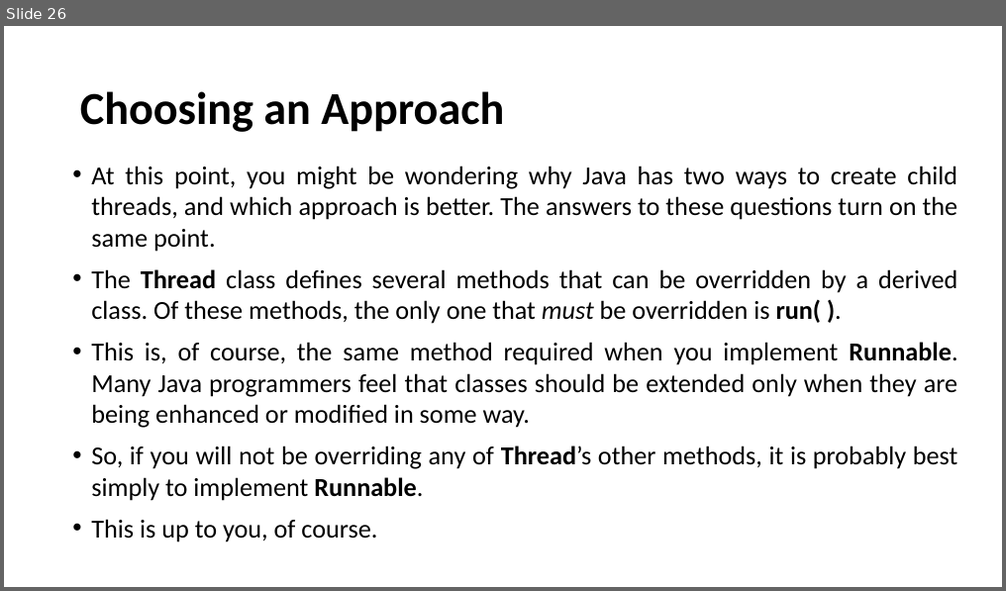
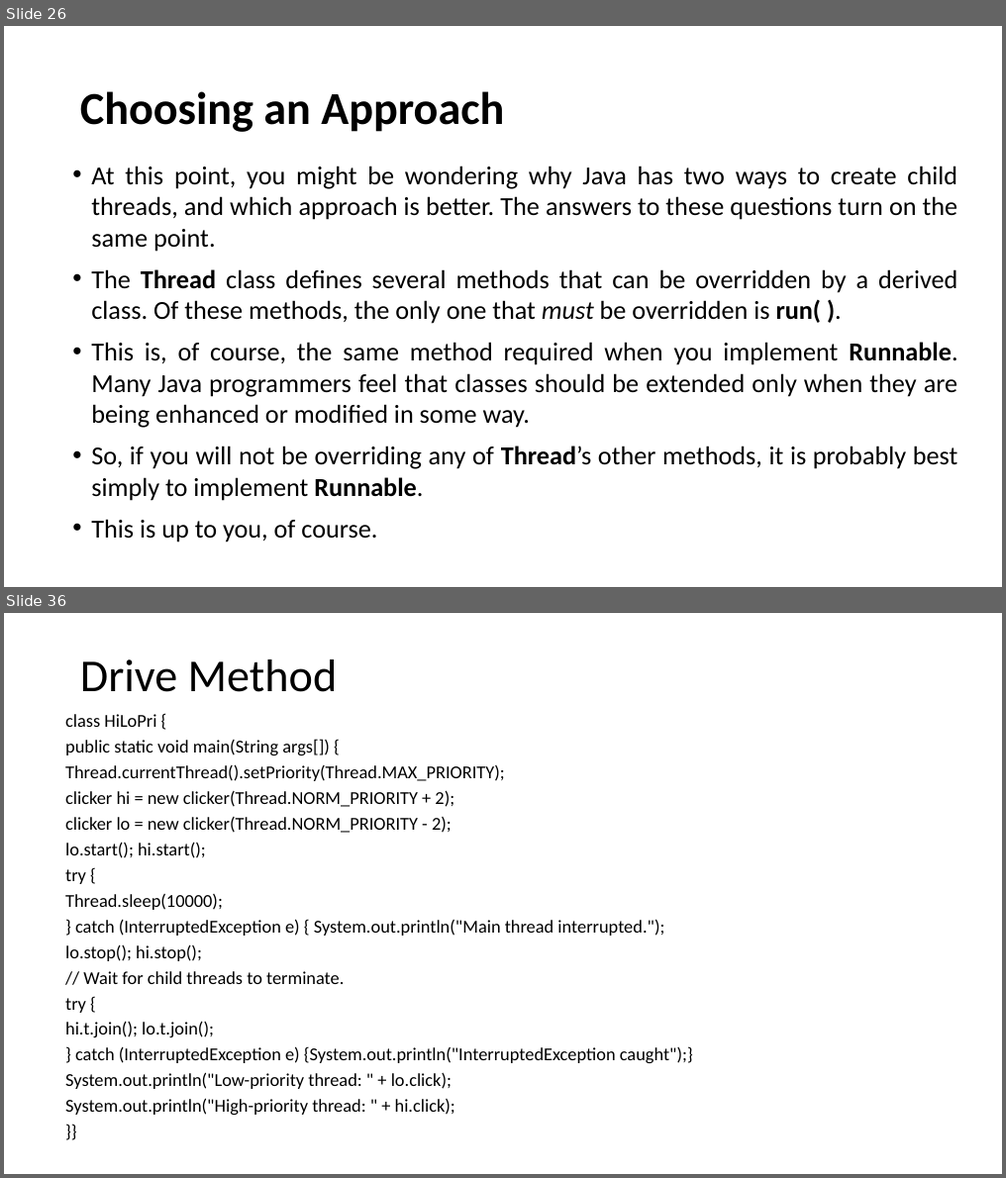
Before and after one commit to Praju-11/Java_Arctic, a slide deck: Multithreading.pptx. Shown one above the other, each under a label of ours: slide 26 before the commit, slides 26 and 36 after it; the slides between them are not shown. The pictures are 1006x591 and 1006x1178 pixels, drawn with LibreOffice and Linux fonts; fonts in the diff are those of the drawing. Boxes give left, top, right and bottom in pixels: in the first picture for what was removed or moved away, otherwise in the second. Text is boxed around its words. In the diff, an @@ line names an element or a change of style, - is before the commit and + after.

```diff
--- a/Multithreading.pptx
+++ b/Multithreading.pptx
@@ slide 36 added at box(4, 613, 1002, 1174), background #FFFFFF @@
@@ title added at box(80, 660, 338, 692), 44 pt, text #000000 @@
+Drive Method
@@ text added at box(65, 714, 693, 1115), 17.5 pt, text #000000 @@
+class HiLoPri {
+public static void main(String args[]) {
+Thread.currentThread().setPriority(Thread.MAX_PRIORITY);
+clicker hi = new clicker(Thread.NORM_PRIORITY + 2);
+clicker lo = new clicker(Thread.NORM_PRIORITY - 2);
+lo.start(); hi.start();
+try {
+Thread.sleep(10000);
+} catch (InterruptedException e) { System.out.println("Main thread interrupted.");
+lo.stop(); hi.stop();
+// Wait for child threads to terminate.
+try {
+hi.t.join(); lo.t.join();
+} catch (InterruptedException e) {System.out.println("InterruptedException caught");}
+System.out.println("Low-priority thread: " + lo.click);
+System.out.println("High-priority thread: " + hi.click);
+}}
```
Also in this commit, not shown: 10 other slides added.
